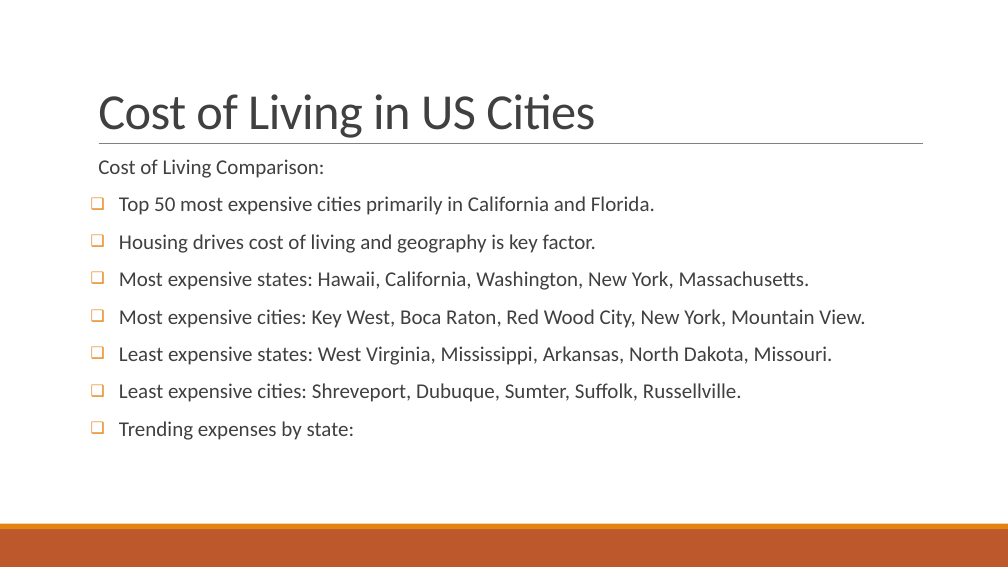
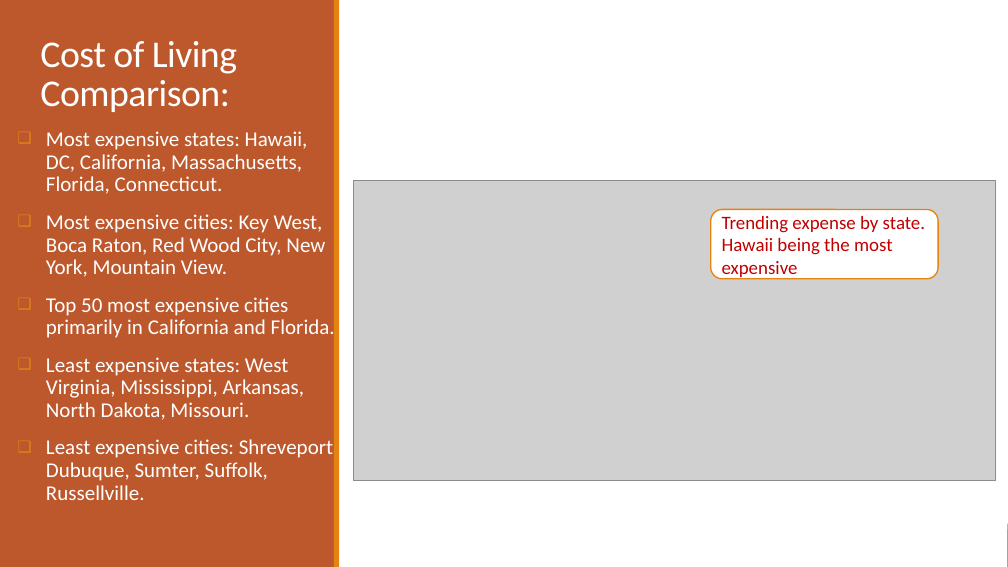
Before and after one commit to TsebaotK/Cost-of-Living, a slide deck: slide 4 of Project1-Presentation.pptx (slide 5 before the commit). Drawn at 1008x567 pixels with LibreOffice and Linux fonts; fonts in the diff are those of the drawing; grey boxes stand for pictures. Boxes give left, top, right and bottom in pixels: in the first picture for what was removed or moved away, otherwise in the second. Text is boxed around its words. In the diff, an @@ line names an element or a change of style, - is before the commit and + after.

```diff
--- a/Project1-Presentation.pptx
+++ b/Project1-Presentation.pptx
@@ rectangle added at (x1=0, y1=0, x2=1008, y2=567), fill #FFFFFF @@
@@ rectangle added at (x1=0, y1=0, x2=335, y2=567), fill #BD582C @@
@@ rectangle added at (x1=334, y1=0, x2=340, y2=567), fill #E48312 @@
@@ title at (x1=40, y1=41, x2=237, y2=112): text changed; size 48 to 36 pt; text colour #404040 to #FFFFFF @@
-Cost of Living in US Cities
+Cost of Living Comparison:
@@ text "Most expensive states: Hawaii, DC, ..." moved from (x1=98, y1=159, x2=865, y2=440) to (x1=46, y1=131, x2=339, y2=500) @@
@@ text at (x1=46, y1=131, x2=325, y2=277): text changed; text colour #404040 to #FFFFFF @@
-  Cost of Living Comparison:
+❑ Most expensive states: Hawaii, DC, California, Massachusetts, Florida, Connecticut.
+❑ Most expensive cities: Key West, Boca Raton, Red Wood City, New York, Mountain View.
@@ line removed from (99, 144) to (923, 144) @@
@@ picture added at (x1=354, y1=181, x2=995, y2=481) @@
@@ rounded rectangle added at (x1=711, y1=209, x2=938, y2=279), fill #FFFFFF, outline #E48312 1.25 pt, 18 pt, text #C00000 @@
+Trending expense by state. Hawaii being the most expensive
@@ text at (x1=119, y1=234, x2=865, y2=328): paragraphs removed @@
-❑ Housing drives cost of living and geography is key factor.
-❑ Most expensive states: Hawaii, California, Washington, New York, Massachusetts.
-❑ Most expensive cities: Key West, Boca Raton, Red Wood City, New York, Mountain View.
@@ text at (x1=46, y1=297, x2=339, y2=500): text colour #404040 to #FFFFFF in "Top 50 most expensive cities primarily in ...", "Least expensive states: West Virginia, Mississippi, Arkansas ...", "Least expensive cities: Shreveport, Dubuque, Sumter, Suffolk ..." @@
@@ text at (x1=119, y1=421, x2=355, y2=440): paragraph removed @@
-❑ Trending expenses by state:
```
Also in this commit, not shown: 5 other slides changed, 2 slides added, 3 slides removed.
